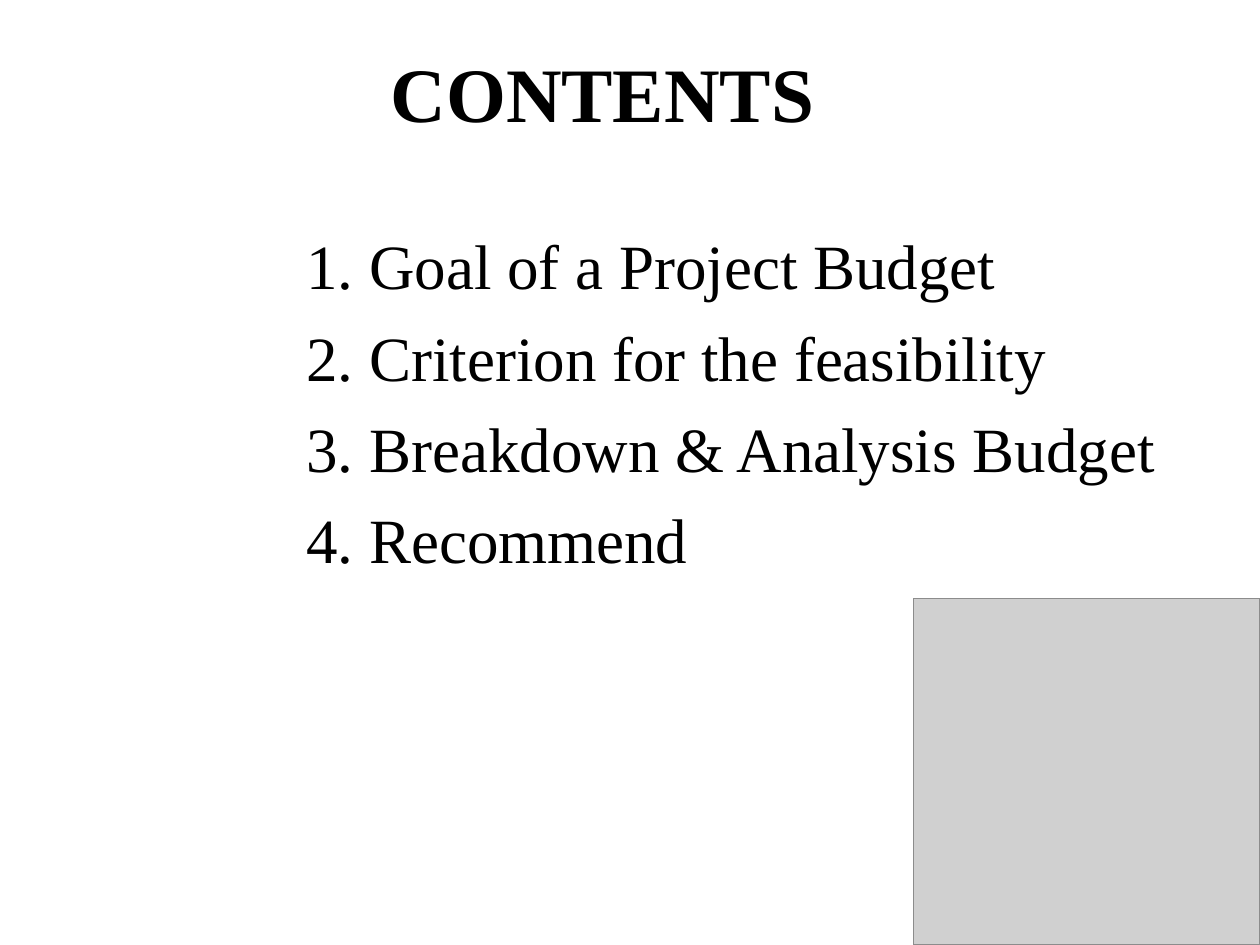
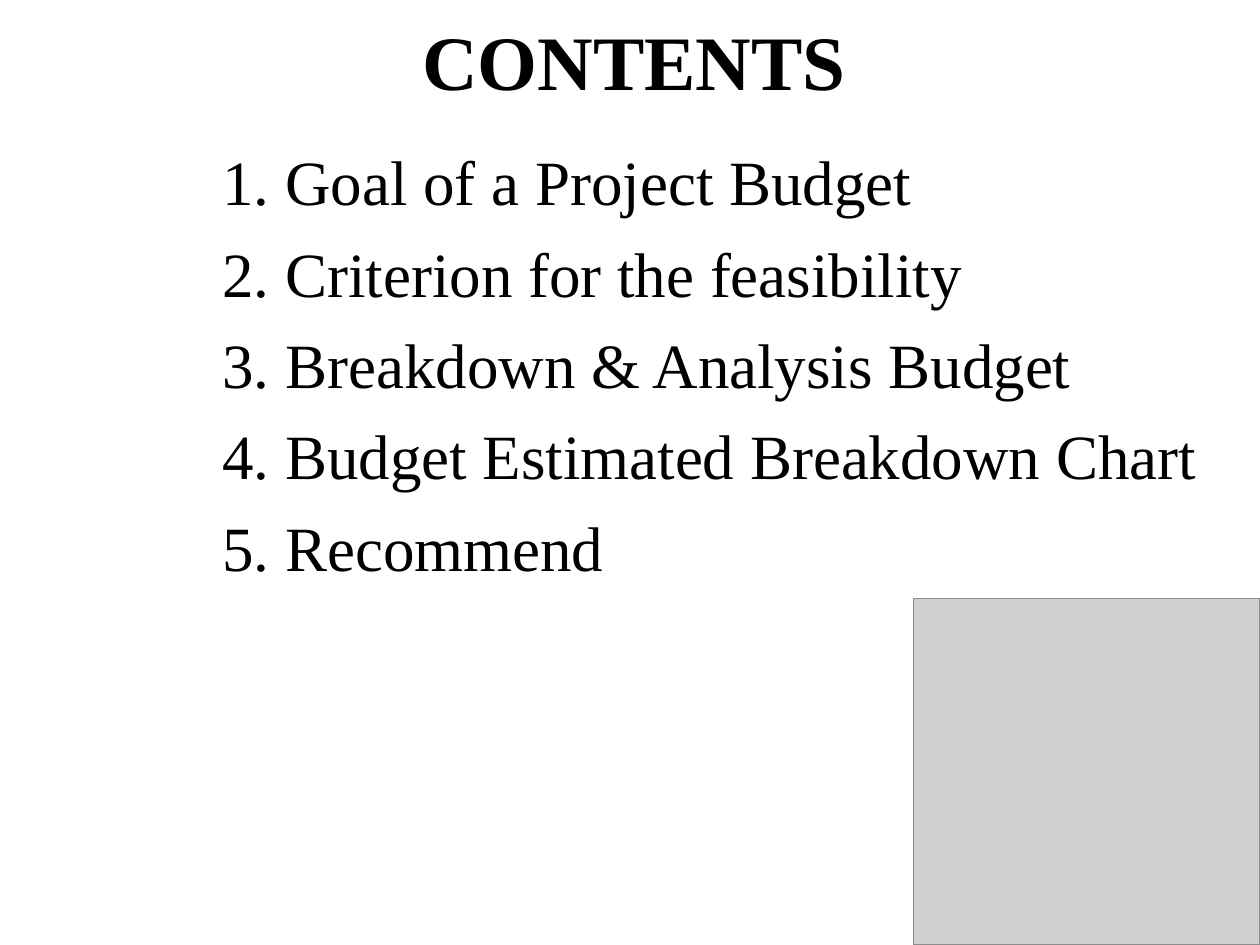
Before and after one commit to T138384/vlu-k15t1-team11, a slide deck: slide 3 of SMA - Software Measurement & Analysis/Assignment-07/K15T1-Team11-Team Assignment7/K15T1-Team11-Team Assignment7.ppt. Drawn at 1260x945 pixels with LibreOffice and Linux fonts; fonts in the diff are those of the drawing; grey boxes stand for pictures; background and template pictures are left out. Boxes give left, top, right and bottom in pixels: in the first picture for what was removed or moved away, otherwise in the second. Text is boxed around its words. In the diff, an @@ line names an element or a change of style, - is before the commit and + after.

```diff
--- a/SMA - Software Measurement & Analysis/Assignment-07/K15T1-Team11-Team Assignment7/K15T1-Team11-Team Assignment7.ppt
+++ b/SMA - Software Measurement & Analysis/Assignment-07/K15T1-Team11-Team Assignment7/K15T1-Team11-Team Assignment7.ppt
@@ title "CONTENTS" moved from (x1=391, y1=71, x2=814, y2=123) to (x1=422, y1=39, x2=845, y2=91) @@
@@ text "1. Goal of a Project ..." moved from (x1=306, y1=244, x2=1155, y2=564) to (x1=222, y1=160, x2=1196, y2=572) @@
@@ text at (x1=222, y1=435, x2=1196, y2=572): text changed @@
-4. Recommend
+4. Budget Estimated Breakdown Chart
+5. Recommend
```
Also in this commit, not shown: 4 other slides changed, 1 slide added, 1 other file.
